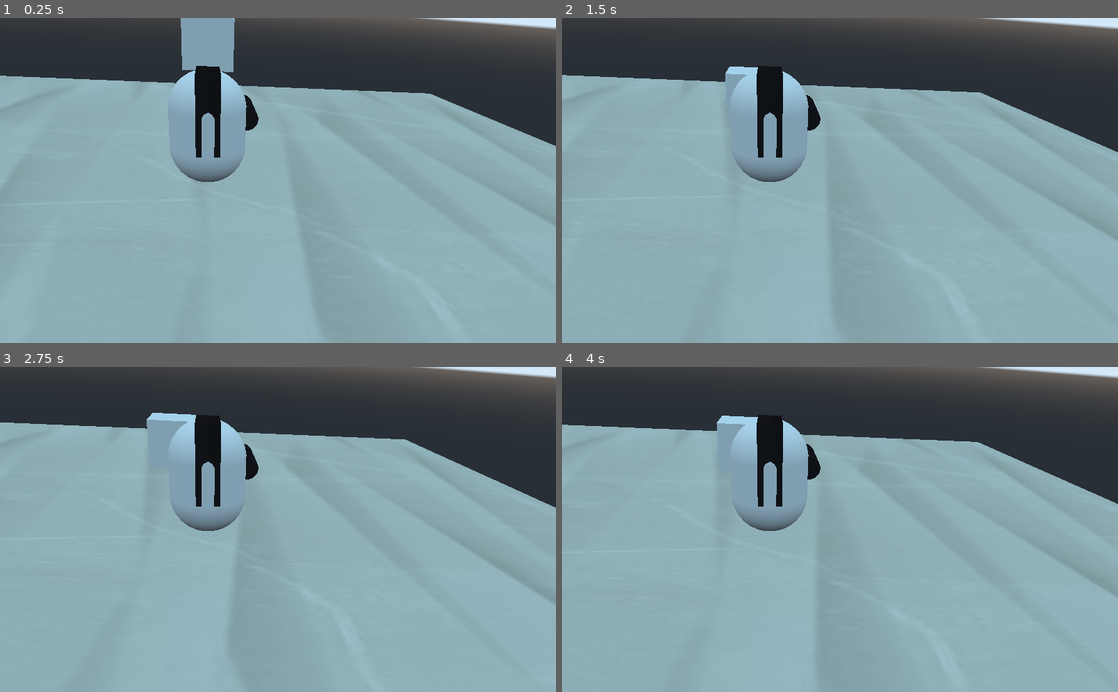
Above: before the commit, frames 1-4 (two rows, left to right).
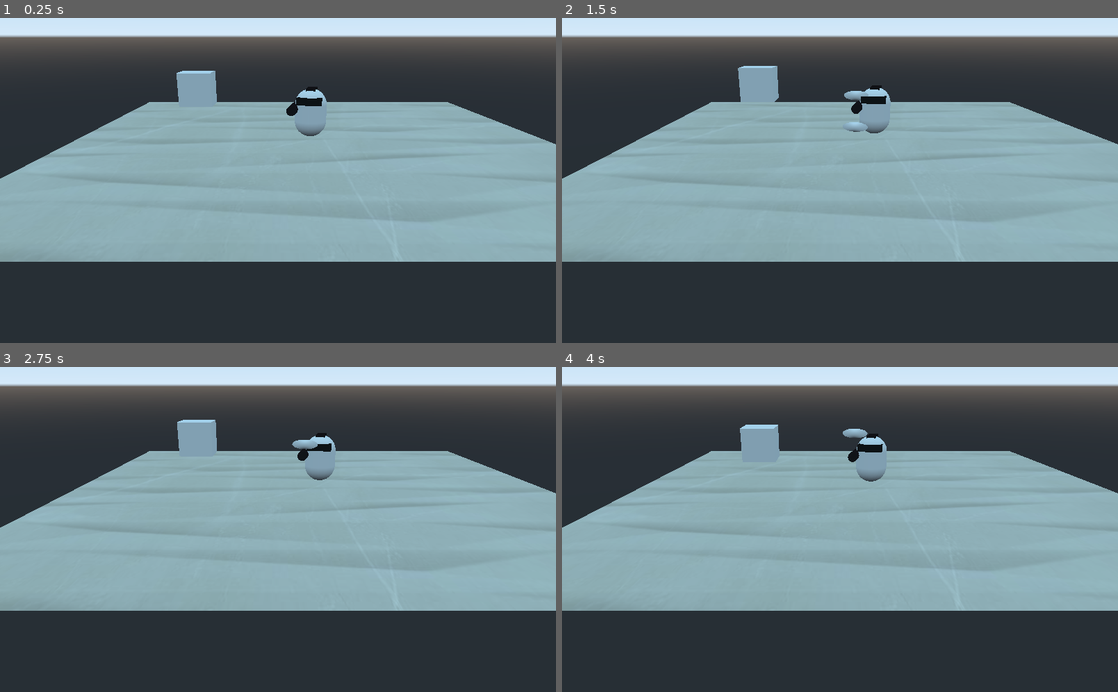
Above: after the commit, the same moments.

Repository: MrPeanutbutter434/Laser-Game-FPS
Game: Godot game, scene res://Scenes/Landing.tscn
Two runs of this game, one before a commit and one after it. Both use one fixed random seed, a clock stepped at 60 frames per second and the inputs below.
Inputs:
- Up to frame 1 (0.25 s): no input
- Up to frame 2 (1.5 s): hold Right (move_right) 0.53-1.28 s; tap Space (shoot) at 0.6, 1.35 s; hold Down (move_backwards) from 1.28 s (still down)
- Up to frame 3 (2.75 s): release Down (move_backwards) at 2.03 s; hold Right (move_right) from 2.03 s (still down); tap Space (shoot) at 2.1 s
- Up to frame 4 (4 s): release Right (move_right) at 2.78 s; hold Up (move_forward) 2.78-3.53 s; tap Space (shoot) at 2.85, 3.6 s; hold Left (move_left) from 3.53 s (still down)

The runs differ from the first frame. In frame 1, 45% of the frame differs, in the area x 0-100%, y 0-100%; in frame 2, 45%; in frame 3, 45%; in frame 4, 45%.

Commit message:
Fire bullet when spacebar is pressed

Diff:
--- a/Scenes/Landing.tscn
+++ b/Scenes/Landing.tscn
@@ -11,12 +11,12 @@
 
 [node name="Ground" parent="." instance=ExtResource( 2 )]
 
+[node name="Camera" type="Camera" parent="."]
+transform = Transform( -1, 1.11444e-07, -3.06191e-07, 0, 0.939693, 0.34202, 3.25841e-07, 0.34202, -0.939693, 2.06783, 6.2486, -25.1601 )
+keep_aspect = 0
+
 [node name="Player" parent="." instance=ExtResource( 1 )]
-transform = Transform( 1, 0, 0, 0, -1.62921e-07, -1, 0, 1, -1.62921e-07, 0, 1.67609, 0 )
-
-[node name="Camera" type="Camera" parent="Player"]
-transform = Transform( -0.158635, 0.406737, -0.899666, 0.984808, -3.22474e-07, -0.173648, -0.0706293, -0.913545, -0.400558, -10.313, -4.96846e-07, -3.04962 )
-keep_aspect = 0
+transform = Transform( 0.210147, 0.97767, -1.59283e-07, 0, -1.62921e-07, -1, -0.97767, 0.210147, -3.42374e-08, 0, 1.67609, 0 )
 
 [node name="Objects" type="Node" parent="."]
 
--- a/Scenes/Levels/Level1.tscn
+++ b/Scenes/Levels/Level1.tscn
@@ -1,21 +1,25 @@
-[gd_scene load_steps=4 format=2]
+[gd_scene load_steps=5 format=2]
 
 [ext_resource path="res://Resources/floor.tres" type="Material" id=1]
 
+[sub_resource type="PhysicsMaterial" id=3]
+bounce = 5.0
+
 [sub_resource type="BoxShape" id=1]
-extents = Vector3( 0.877306, 0.0552847, 1.02712 )
+extents = Vector3( 1.024, 0.0552847, 0.983152 )
 
 [sub_resource type="PlaneMesh" id=2]
 
 [node name="Ground" type="StaticBody"]
 transform = Transform( 15, 0, 0, 0, 1, 0, 0, 0, 15, 0, 0, 0 )
-collision_mask = 2
+collision_mask = 7
+physics_material_override = SubResource( 3 )
 __meta__ = {
 "_edit_group_": true
 }
 
 [node name="CollisionShape" type="CollisionShape" parent="."]
-transform = Transform( 1, 0, 0, 0, 1, 0, 0, 0, 1, 0, -0.0804681, 0 )
+transform = Transform( 1, 0, 0, 0, 1, 0, 0, 0, 1, 0, -0.1, 0 )
 shape = SubResource( 1 )
 
 [node name="MeshInstance" type="MeshInstance" parent="."]
--- a/Scenes/Players/Bullet.tscn
+++ b/Scenes/Players/Bullet.tscn
@@ -5,14 +5,17 @@
 [sub_resource type="SphereMesh" id=1]
 
 [sub_resource type="SphereShape" id=2]
+radius = 1.00551
 
 [node name="Bullet" type="Area"]
+collision_layer = 2147483652
 script = ExtResource( 1 )
 __meta__ = {
 "_edit_group_": true
 }
 
 [node name="MeshInstance" type="MeshInstance" parent="."]
+transform = Transform( -1.62921e-07, 0, -1, 0, 1, 0, 1, 0, -1.62921e-07, 0, 0, 0 )
 mesh = SubResource( 1 )
 material/0 = null
 
--- a/Scenes/Scripts/Bullet.gd
+++ b/Scenes/Scripts/Bullet.gd
@@ -2,8 +2,8 @@
 
 signal exploded
 
-export var muzzle_velocity = 2
-export var g = Vector3.DOWN*2
+export var muzzle_velocity = 25
+export var g = Vector3.DOWN*20
 
 
 var velocity = Vector3.ZERO
@@ -14,7 +14,7 @@
 
 
 func _physics_process(delta):
-	velocity += g*delta
+	velocity += delta*g
 	look_at(transform.origin + velocity.normalized(), Vector3.UP)
 	transform.origin += velocity*delta
 
@@ -22,4 +22,3 @@
 func _on_Bullet_body_entered(body):
 	print(body)
 	emit_signal("exploded", transform.origin)
-	queue_free()
